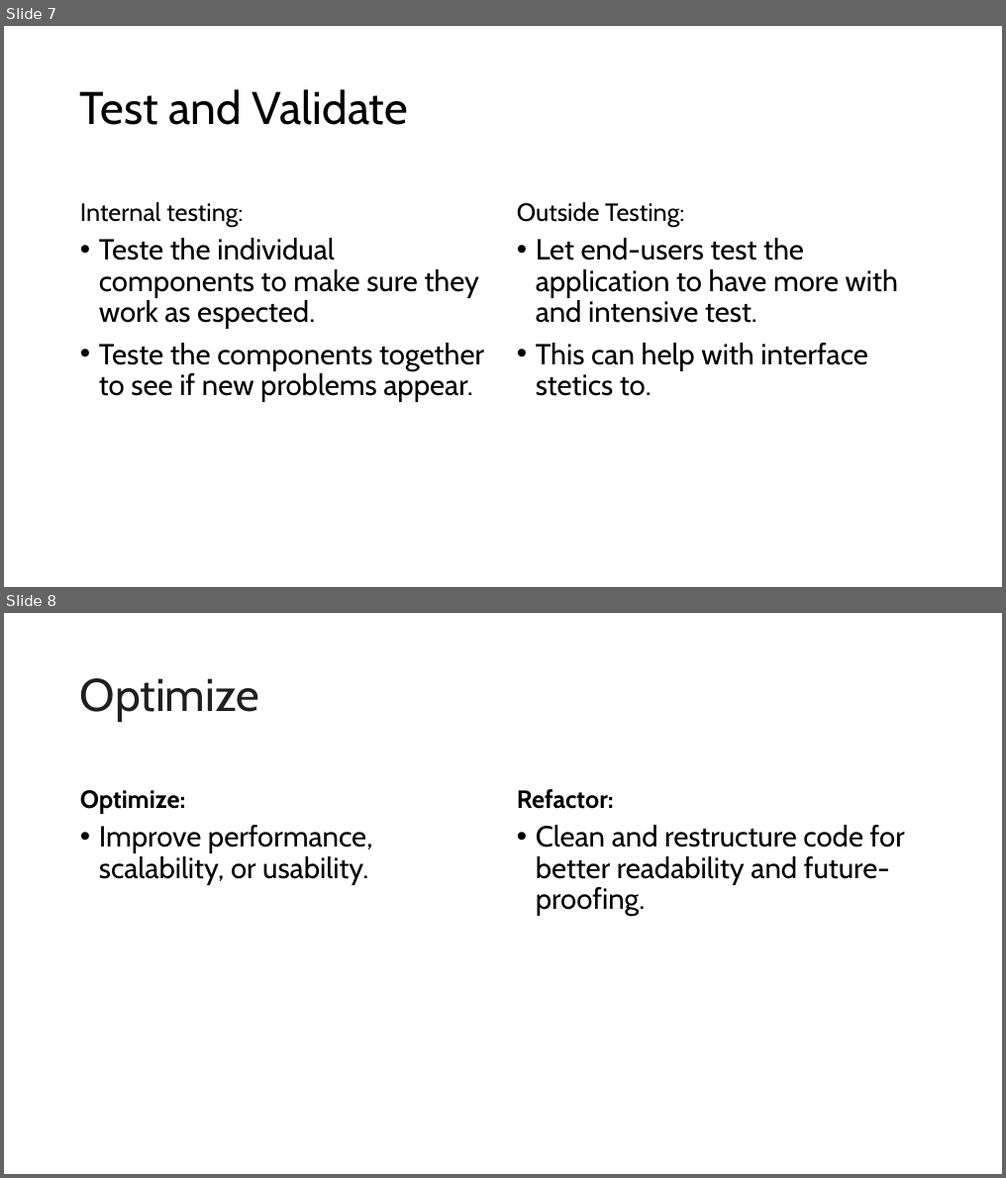
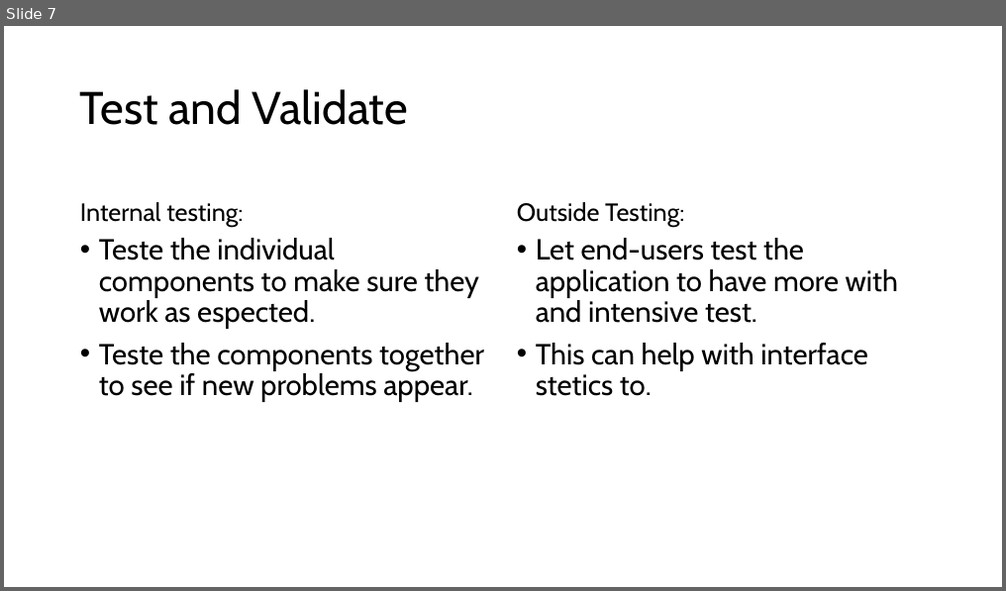
Before and after one commit to Licinio14/softdev, a slide deck: ingles/Apresentação.pptx. Shown one above the other, each under a label of ours: slides 7 and 8 before the commit, slide 7 after it. The pictures are 1006x1178 and 1006x591 pixels, drawn with LibreOffice and Linux fonts; fonts in the diff are those of the drawing. Boxes give left, top, right and bottom in pixels: in the first picture for what was removed or moved away, otherwise in the second. Text is boxed around its words. In the diff, an @@ line names an element or a change of style, - is before the commit and + after.

```diff
--- a/ingles/Apresentação.pptx
+++ b/ingles/Apresentação.pptx
@@ slide 8 removed at [4, 613, 1002, 1174], background #FFFFFF @@
@@ title removed at [80, 678, 259, 722] @@
-Optimize
@@ text removed at [80, 790, 185, 814] @@
-Optimize:
@@ text removed at [517, 789, 614, 809] @@
-Refactor:
@@ text removed at [99, 825, 373, 885] @@
-• Improve performance, scalability, or usability.
@@ text removed at [536, 825, 905, 916] @@
-• Clean and restructure code for better readability and future-proofing.
```
Also in this commit, not shown: 2 slides changed, 2 other slides removed.
